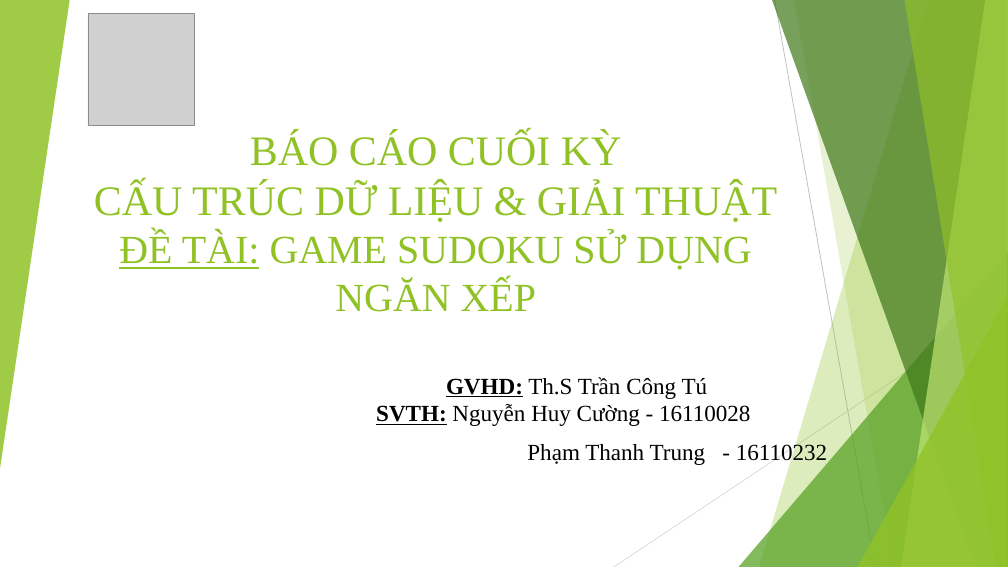
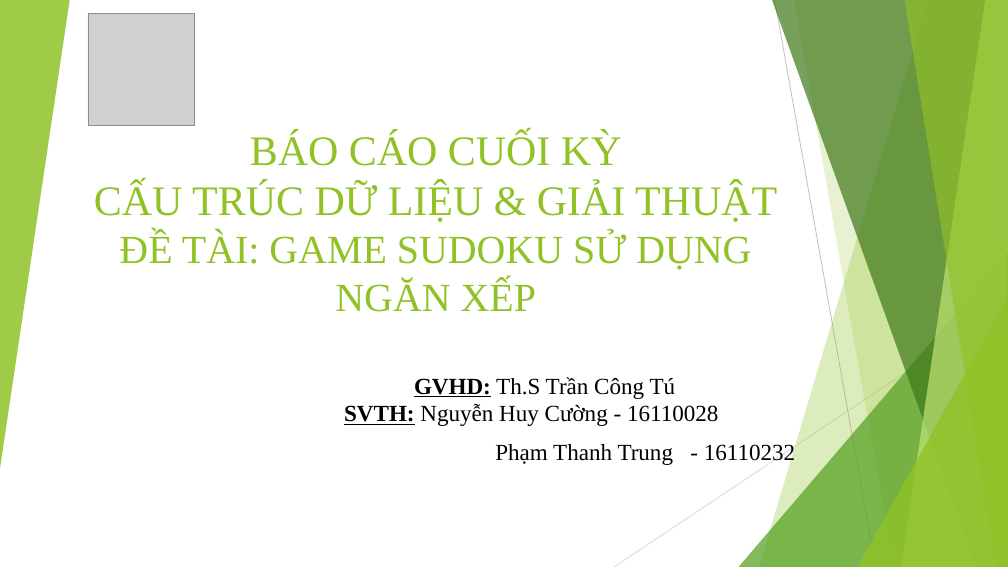
Before and after one commit to trungpham2701/CTDL-GT-Sudoku, a slide deck: slide 1 of BaoCaoCTDL.pptx. Drawn at 1008x567 pixels with LibreOffice and Linux fonts; fonts in the diff are those of the drawing; grey boxes stand for pictures. Boxes give left, top, right and bottom in pixels: in the first picture for what was removed or moved away, otherwise in the second. Text is boxed around its words. In the diff, an @@ line names an element or a change of style, - is before the commit and + after.

```diff
--- a/BaoCaoCTDL.pptx
+++ b/BaoCaoCTDL.pptx
@@ title "BÁO CÁO CUỐI KỲ CẤU ..." at [94,132,777,312]: underline off in "ĐỀ TÀI:" @@
@@ subtitle "GVHD: Th.S Trần Công Tú ...": place and size @@
-subtitle "GVHD: Th.S Trần Công Tú ..." at [376,377,827,466]
+subtitle "GVHD: Th.S Trần Công Tú ..." at [344,377,795,466]
```
Also in this commit, not shown: 3 other slides changed, 1 slide added, 4 slides removed.
